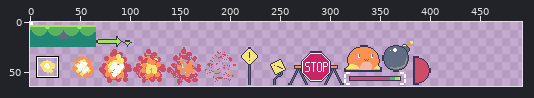
File history of a sprite sheet, assets/oss325.png. The first picture is a wide view before the edit; the outline marks the close-up.
Close-up. Earlier state:
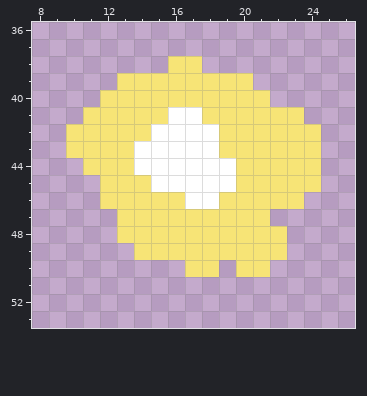
The file is 512x64 pixels. Shown: x 8..26, y 36..53. The wide view leaves out empty margins. The commit also changed other parts of the picture, which this record leaves out.
The result:
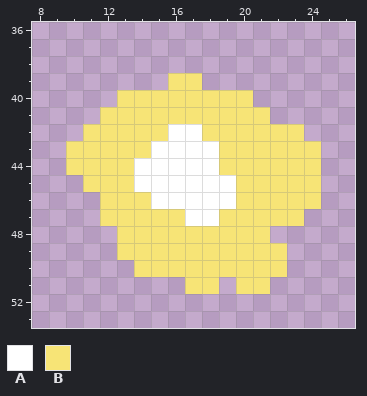
Palette (. is transparent): A #ffffff  B #f7e476
Changes in this commit:
Changed rows in their new state; - is an unchanged pixel.
first column x 10:
38 ------..-------
39 ---...--...----
40 --.--------.---
41 -.----BB----..-
42 .----B--B-----.
43 ----B----------
44 B--------B-----
45 -B--A----------
46 -----AA--A----B
47 --B----AA---BB-
48 ------------.--
49 ---B-----------
50 ----BBB--B--B--
51 -------BB-BB---
Boxes around the changes in both close-ups, in picture pixels (x1, y1, x2, y2):
changed: (66, 56, 321, 294)
